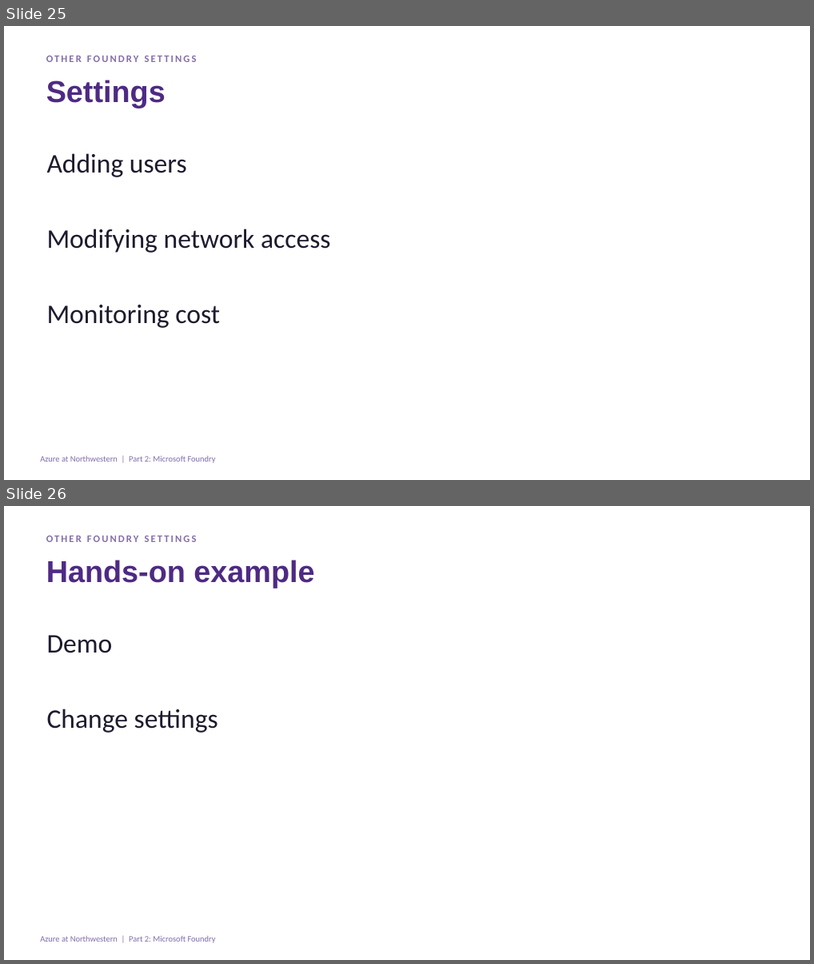
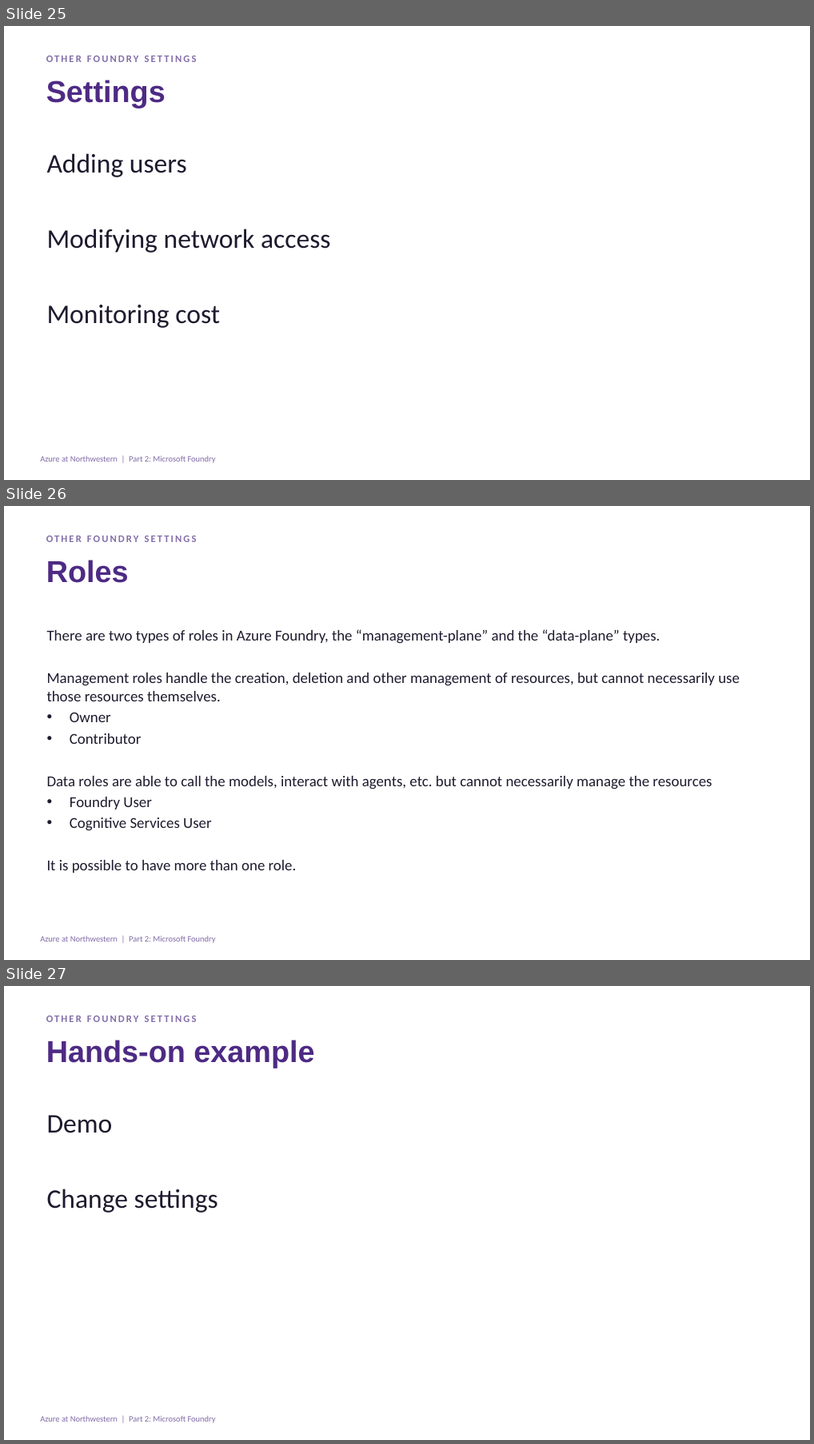
Before and after one commit to nuitrcs/workshop-llms-on-azure, a slide deck: Azure-OpenAI-Workshop-Part1-Cloud-Foundations.pptx. Shown one above the other, each under a label of ours: slides 25 and 26 before the commit, slides 25, 26 and 27 after it. The pictures are 814x964 and 814x1444 pixels, drawn with LibreOffice and Linux fonts; fonts in the diff are those of the drawing. Boxes give left, top, right and bottom in pixels: in the first picture for what was removed or moved away, otherwise in the second. Text is boxed around its words. In the diff, an @@ line names an element or a change of style, - is before the commit and + after.

Commit message:
updating slides and readme with user permissions info

```diff
--- a/Azure-OpenAI-Workshop-Part1-Cloud-Foundations.pptx
+++ b/Azure-OpenAI-Workshop-Part1-Cloud-Foundations.pptx
@@ slide 26 added at <box>4,506,810,960</box>, background #FFFFFF; not listed: 1 template element that a slide beside it also shows @@
@@ text added at <box>46,536,197,542</box>, 12 pt, text #836EAA, bold @@
+OTHER FOUNDRY SETTINGS
@@ title added at <box>46,560,129,583</box>, 36 pt, text #4E2A84, bold @@
+Roles
@@ text added at <box>47,629,740,872</box>, 18 pt, text #1F1A2E @@
+There are two types of roles in Azure Foundry, the “management-plane” and the “data-plane” types.
+Management roles handle the creation, deletion and other management of resources, but cannot necessarily use those resources themselves.
+• Owner
+• Contributor
+Data roles are able to call the models, interact with agents, etc. but cannot necessarily manage the resources
+• Foundry User
+• Cognitive Services User
+It is possible to have more than one role.
@@ what was slide 26 is now slide 27 @@
```
Also in this commit, not shown: 3 slides changed, 1 other file.
